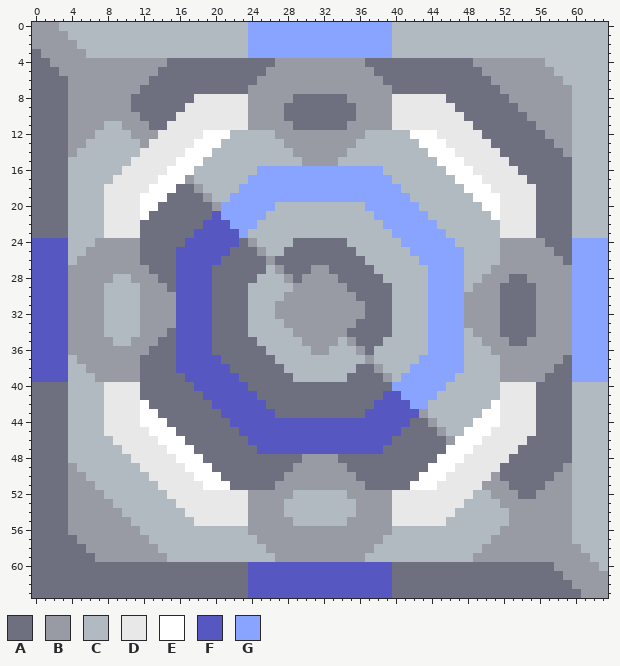
Two versions of one pixel-art sprite, public/assets/oldsprites/water-extractor.png. The picture above was drawn from the file before the commit.
The file is 64x64 pixels.
Palette (. is transparent): A #6e7080  B #989aa4  C #b0bac0  D #e8e8e8  E #ffffff  F #5757c1  G #88a4ff
Now the later version:
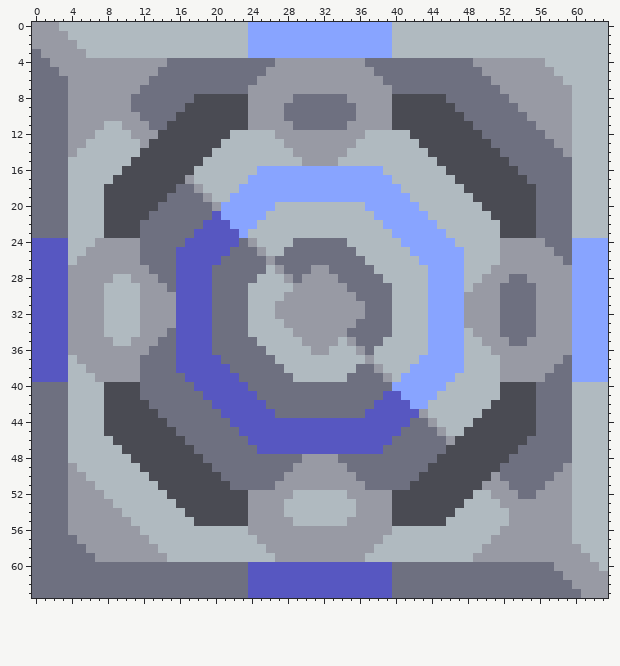
The edit:
@@ palette @@
-D #e8e8e8
+D #4a4b53
@@ x 10..53 @@
 11 BBBAADDDDDDDDDBBBBBAAAAAABBBBBDDDDDDDDDAAAAA
-12 CBBBDDDDDEEECCCCCBBBBBBBBBBCCCCCEEEDDDDDAAAA
-13 CCBDDDDDEEECCCCCCCBBBBBBBBCCCCCCCEEEDDDDDAAA
-14 CCDDDDDEEECCCCCCCCCBBBBBBCCCCCCCCCEEEDDDDDAA
-15 CDDDDDEEECCCCCCCCCCCBBBBCCCCCCCCCCCEEEDDDDDA
-16 DDDDDEEECCCCCCCGGGGGGGGGGGGGGCCCCCCCEEEDDDDD
-17 DDDDEEEBCCCCCCGGGGGGGGGGGGGGGGCCCCCCCEEEDDDD
-18 DDDEEEAABCCCCGGGGGGGGGGGGGGGGGGCCCCCCCEEEDDD
-19 DDEEEAAAABCCGGGGGGGGGGGGGGGGGGGGCCCCCCCEEEDD
-20 DDEEAAAAAABGGGGGGCCCCCCCCCCGGGGGGCCCCCCCEEDD
-21 DDEAAAAAAAFGGGGGCCCCCCCCCCCCGGGGGGCCCCCCCEDD
+12 CBBBDDDDDDDDCCCCCBBBBBBBBBBCCCCCDDDDDDDDAAAA
+13 CCBDDDDDDDDCCCCCCCBBBBBBBBCCCCCCCDDDDDDDDAAA
+14 CCDDDDDDDDCCCCCCCCCBBBBBBCCCCCCCCCDDDDDDDDAA
+15 CDDDDDDDDCCCCCCCCCCCBBBBCCCCCCCCCCCDDDDDDDDA
+16 DDDDDDDDCCCCCCCGGGGGGGGGGGGGGCCCCCCCDDDDDDDD
+17 DDDDDDDBCCCCCCGGGGGGGGGGGGGGGGCCCCCCCDDDDDDD
+18 DDDDDDAABCCCCGGGGGGGGGGGGGGGGGGCCCCCCCDDDDDD
+19 DDDDDAAAABCCGGGGGGGGGGGGGGGGGGGGCCCCCCCDDDDD
+20 DDDDAAAAAABGGGGGGCCCCCCCCCCGGGGGGCCCCCCCDDDD
+21 DDDAAAAAAAFGGGGGCCCCCCCCCCCCGGGGGGCCCCCCCDDD
 22 DDAAAAAAAFFFGGGCCCCCCCCCCCCCCGGGGGGCCCCCCCDD
@@ x 10..53 @@
 41 DDAAAAAAAFFFFFFAAAAAAAAAAAAAAFFGGGGCCCCCCCDD
-42 DDEAAAAAAAFFFFFFAAAAAAAAAAAAFFFFGGCCCCCCCEDD
-43 DDEEAAAAAAAFFFFFFAAAAAAAAAAFFFFFFBCCCCCCEEDD
-44 DDEEEAAAAAAAFFFFFFFFFFFFFFFFFFFFAABCCCCEEEDD
-45 DDDEEEAAAAAAAFFFFFFFFFFFFFFFFFFAAAABCCEEEDDD
-46 DDDDEEEAAAAAAAFFFFFFFFFFFFFFFFAAAAAABEEEDDDD
-47 DDDDDEEEAAAAAAAFFFFFFFFFFFFFFAAAAAAAEEEDDDDD
-48 CDDDDDEEEAAAAAAAAAAABBBBAAAAAAAAAAAEEEDDDDDA
-49 CCDDDDDEEEAAAAAAAAABBBBBBAAAAAAAAAEEEDDDDDAA
-50 CCCDDDDDEEEAAAAAAABBBBBBBBAAAAAAAEEEDDDDDBAA
-51 CCCCDDDDDEEEAAAAABBBBBBBBBBAAAAAEEEDDDDDBBBA
+42 DDDAAAAAAAFFFFFFAAAAAAAAAAAAFFFFGGCCCCCCCDDD
+43 DDDDAAAAAAAFFFFFFAAAAAAAAAAFFFFFFBCCCCCCDDDD
+44 DDDDDAAAAAAAFFFFFFFFFFFFFFFFFFFFAABCCCCDDDDD
+45 DDDDDDAAAAAAAFFFFFFFFFFFFFFFFFFAAAABCCDDDDDD
+46 DDDDDDDAAAAAAAFFFFFFFFFFFFFFFFAAAAAABDDDDDDD
+47 DDDDDDDDAAAAAAAFFFFFFFFFFFFFFAAAAAAADDDDDDDD
+48 CDDDDDDDDAAAAAAAAAAABBBBAAAAAAAAAAADDDDDDDDA
+49 CCDDDDDDDDAAAAAAAAABBBBBBAAAAAAAAADDDDDDDDAA
+50 CCCDDDDDDDDAAAAAAABBBBBBBBAAAAAAADDDDDDDDBAA
+51 CCCCDDDDDDDDAAAAABBBBBBBBBBAAAAADDDDDDDDBBBA
 52 CCCCCDDDDDDDDDBBBBBCCCCCCBBBBBDDDDDDDDDCCBBB
Changed places in both pictures, as pixel boxes (x1, y1, x2, y2):
changed: (104, 94, 248, 238)
changed: (392, 94, 536, 238)
changed: (104, 382, 248, 526)
changed: (392, 382, 536, 526)
